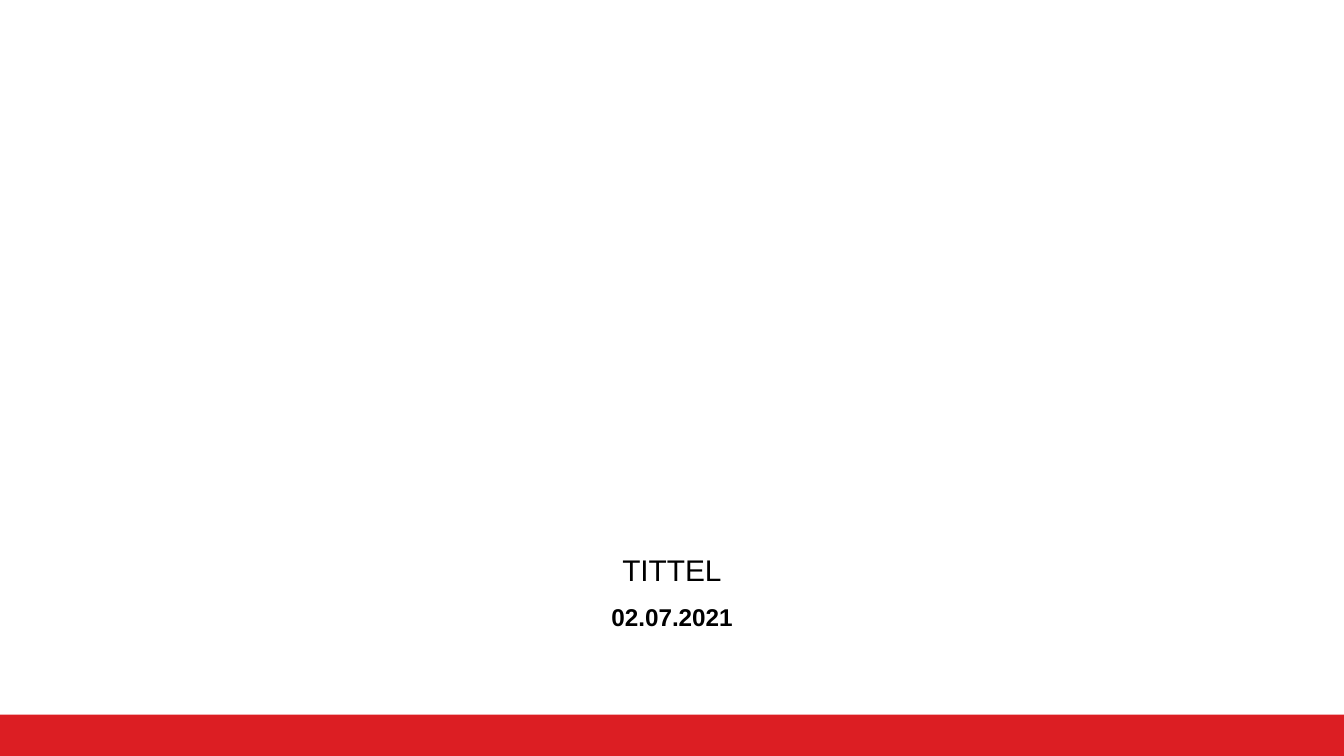
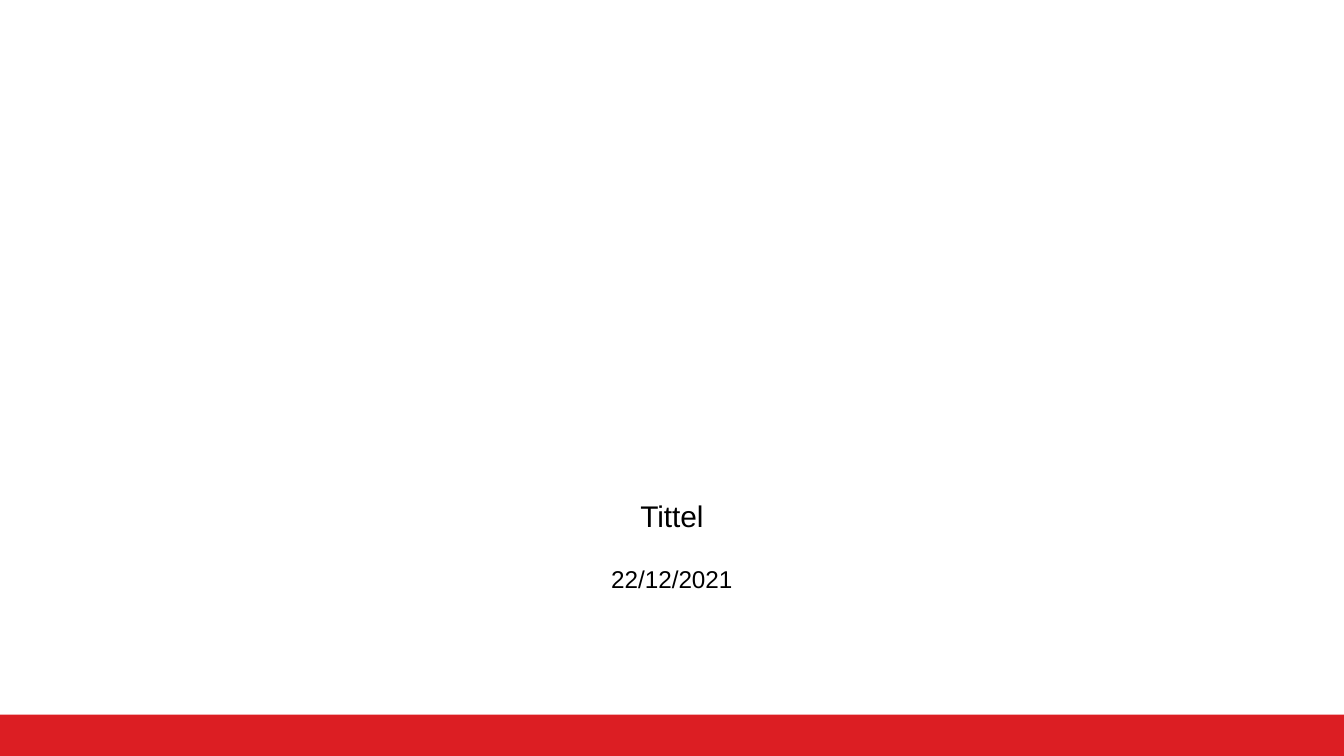
Before and after one commit to bergenkommune/logoer, a slide deck: slide 1 of PP_MAL_ENGELSK.pptx. Drawn at 1344x756 pixels with LibreOffice and Linux fonts; fonts in the diff are those of the drawing; background and template pictures are left out. Boxes give left, top, right and bottom in pixels: in the first picture for what was removed or moved away, otherwise in the second. Text is boxed around its words. In the diff, an @@ line names an element or a change of style, - is before the commit and + after.

```diff
--- a/PP_MAL_ENGELSK.pptx
+++ b/PP_MAL_ENGELSK.pptx
@@ title "Tittel" at (640, 505, 703, 528): vertical alignment bottom to middle @@
@@ title at (640, 505, 703, 528): text changed @@
-TITTEL
+Tittel
@@ text at (611, 570, 732, 589): text changed; bold off @@
-02.07.2021
+22/12/2021
```
Also in this commit, not shown: 4 slides added, 2 slides removed, 9 other files.
